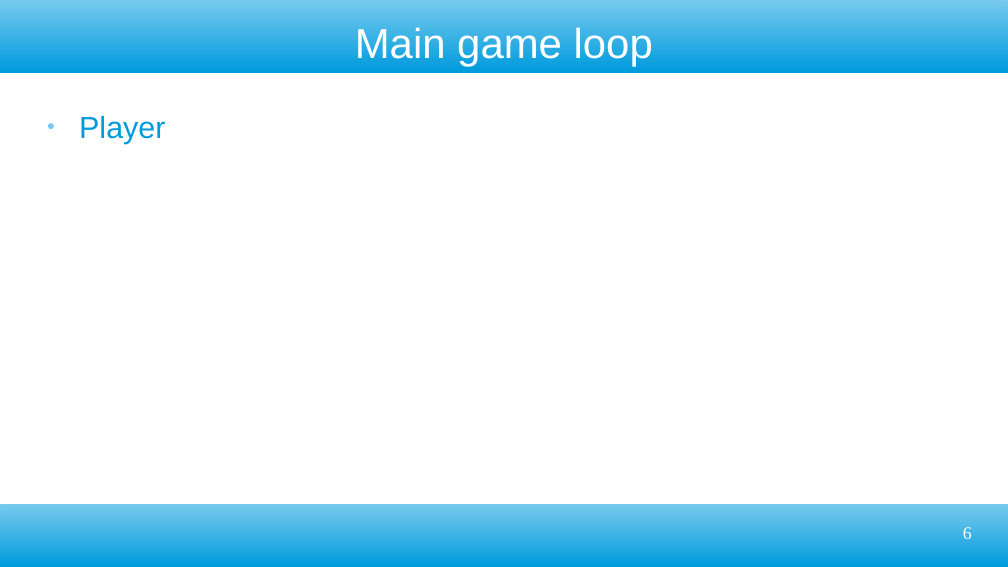
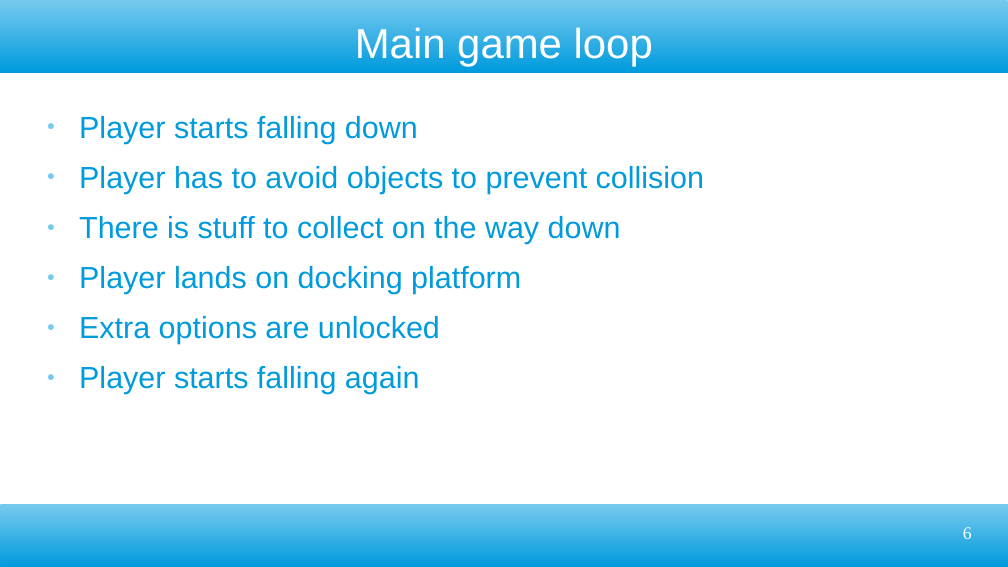
Before and after one commit to ktosox/GWJ77-Metamorphosis, a slide deck: slide 6 of GDD.odp. Drawn at 1008x567 pixels with LibreOffice and Linux fonts; fonts in the diff are those of the drawing. Boxes give left, top, right and bottom in pixels: in the first picture for what was removed or moved away, otherwise in the second. Text is boxed around its words. In the diff, an @@ line names an element or a change of style, - is before the commit and + after.

Commit message:
more ground work on th enew player controller and player buidling

```diff
--- a/GDD.odp
+++ b/GDD.odp
@@ text at [79, 116, 704, 394]: text changed @@
-● Player
+● Player starts falling down
+● Player has to avoid objects to prevent collision
+● There is stuff to collect on the way down
+● Player lands on docking platform
+● Extra options are unlocked
+● Player starts falling again
```
Also in this commit, not shown: 3 other slides changed, 8 other files.
